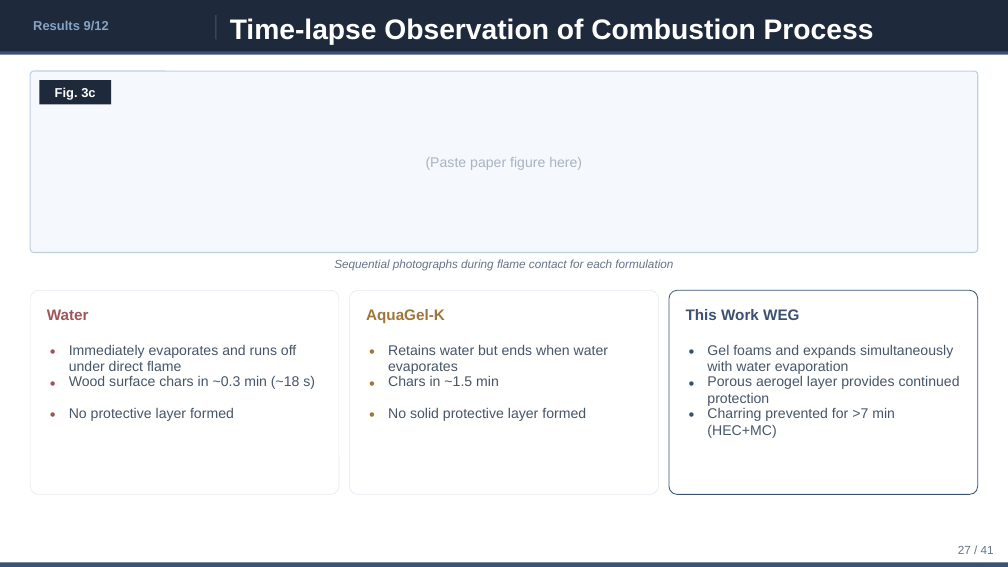
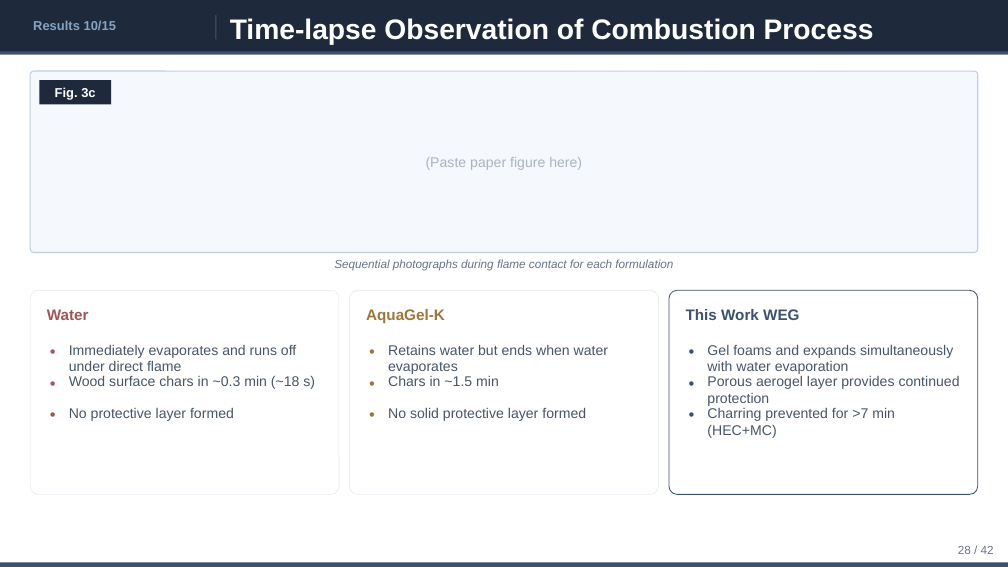
Before and after one commit to ytaisei0525-design/my-first-claude, a slide deck: slide 28 of slides_en.pptx (slide 27 before the commit). Drawn at 1008x567 pixels with LibreOffice and Linux fonts; fonts in the diff are those of the drawing. Boxes give left, top, right and bottom in pixels: in the first picture for what was removed or moved away, otherwise in the second. Text is boxed around its words. In the diff, an @@ line names an element or a change of style, - is before the commit and + after.

```diff
--- a/slides_en.pptx
+++ b/slides_en.pptx
@@ text at (x1=33, y1=20, x2=116, y2=30): text changed @@
-Results 9/12
+Results 10/15
@@ text at (x1=958, y1=546, x2=994, y2=554): text changed @@
-27 / 41
+28 / 42
```
Also in this commit, not shown: 40 other slides changed, 1 slide added, 4 other files.
